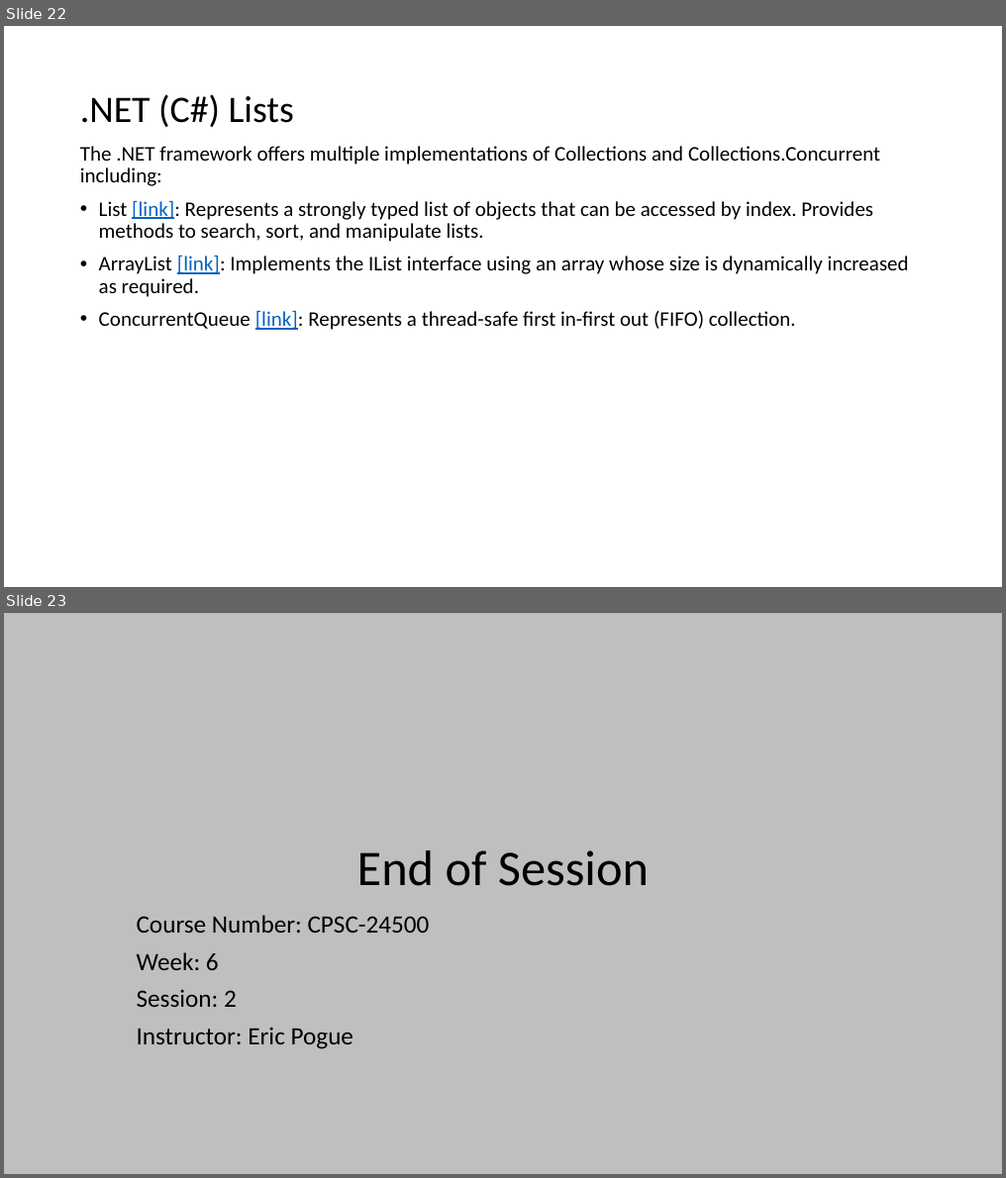
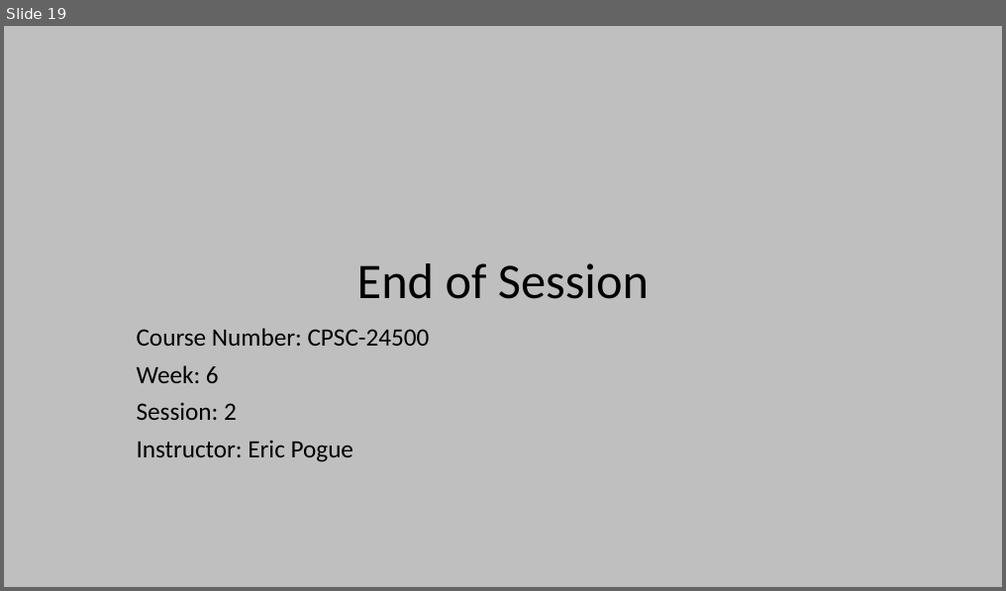
Before and after one commit to EricJPogue/www-epogue-info, a slide deck: CPSC-24500/Week07/2017SpringW07Slides.pptx. Shown one above the other, each under a label of ours: slides 22 and 23 before the commit, slide 19 after it. The pictures are 1006x1178 and 1006x591 pixels, drawn with LibreOffice and Linux fonts; fonts in the diff are those of the drawing. Boxes give left, top, right and bottom in pixels: in the first picture for what was removed or moved away, otherwise in the second. Text is boxed around its words. In the diff, an @@ line names an element or a change of style, - is before the commit and + after.

```diff
--- a/CPSC-24500/Week07/2017SpringW07Slides.pptx
+++ b/CPSC-24500/Week07/2017SpringW07Slides.pptx
@@ slide 22 removed at [4,26,1002,587], background #FFFFFF @@
@@ title removed at [80,94,294,127] @@
-.NET (C#) Lists
@@ text removed at [80,146,909,330] @@
-The .NET framework offers multiple implementations of Collections and Collections.Concurrent including:
-• List [link]: Represents a strongly typed list of objects that can be accessed by index. Provides methods to search, sort, and manipulate lists.
-• ArrayList [link]: Implements the IList interface using an array whose size is dynamically increased as required.
-• ConcurrentQueue [link]: Represents a thread-safe first in-first out (FIFO) collection.
@@ what was slide 23 is now slide 19 @@
```
Also in this commit, not shown: 6 slides changed, 12 slides added, 19 other slides removed, 6 other files.
